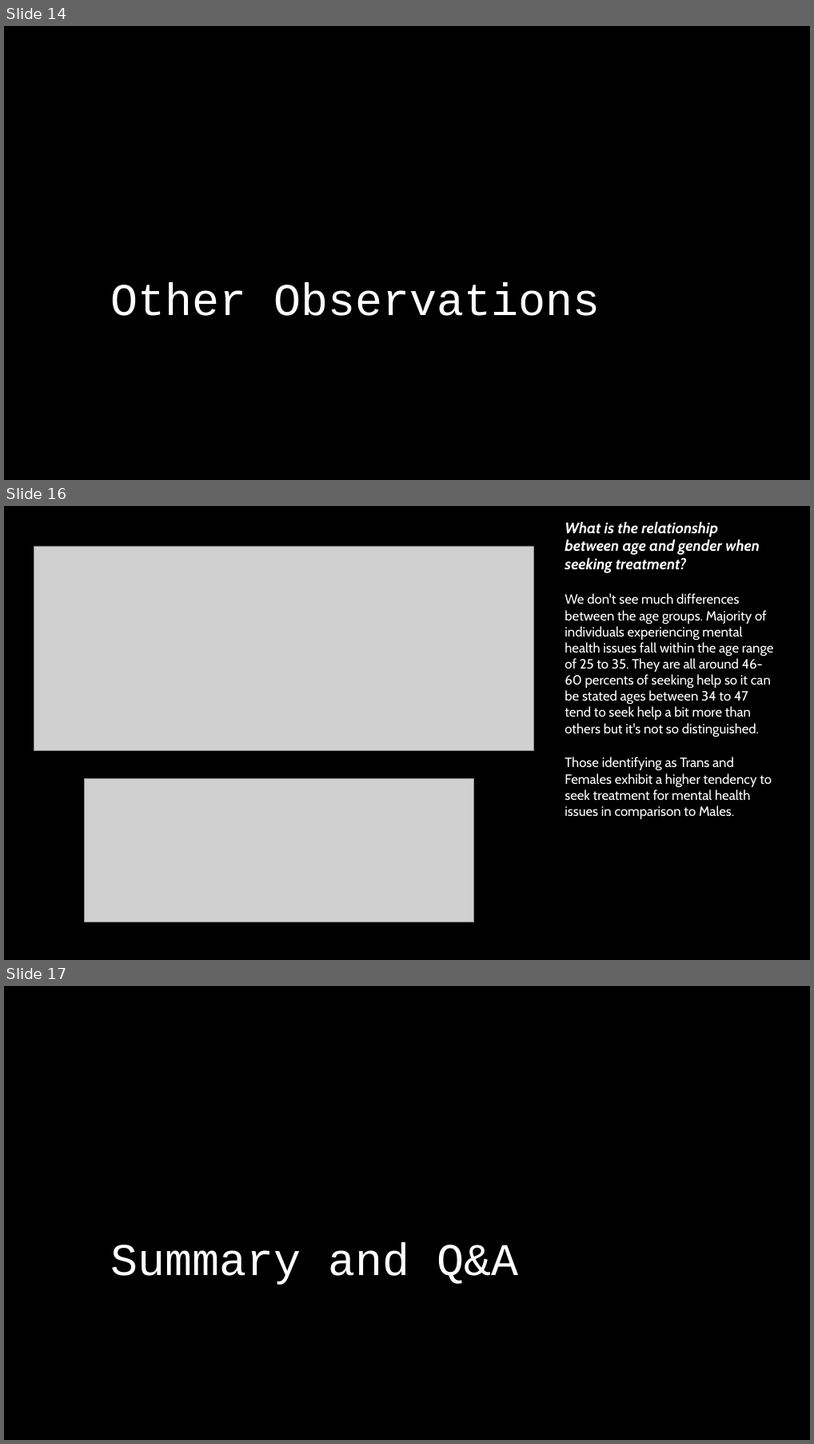
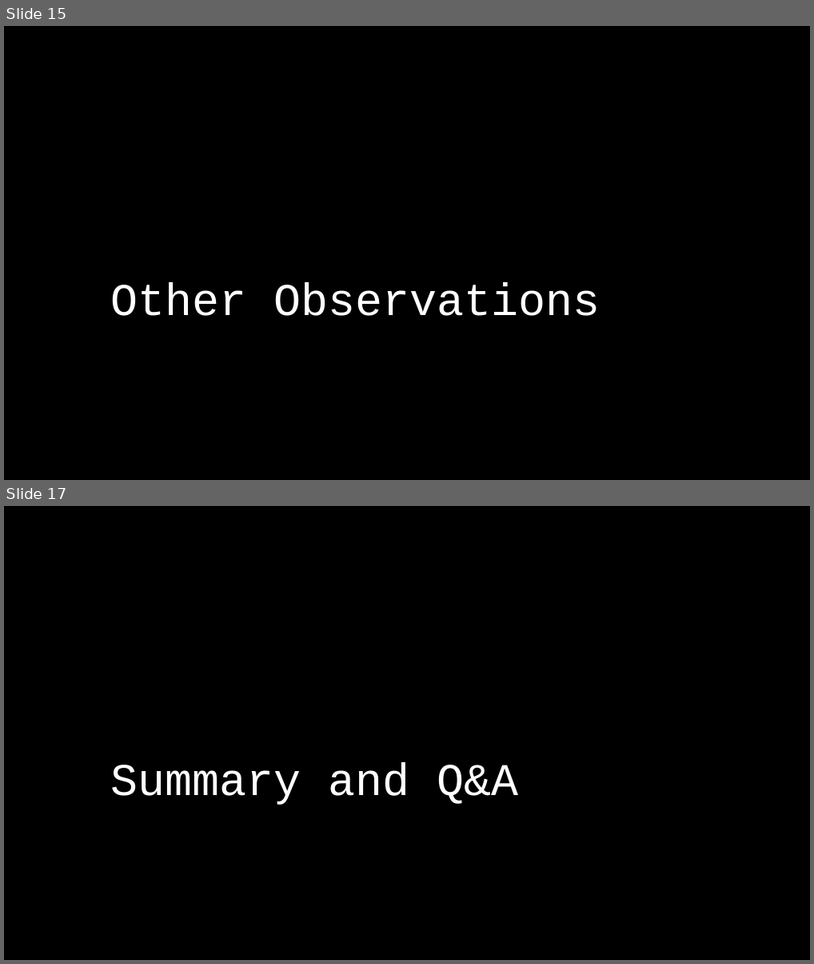
Before and after one commit to JimCarson1/Project_1, a slide deck: Project 1 UNC AI Bootcamp.pptx. Shown one above the other, each under a label of ours: slides 14, 16 and 17 before the commit, slides 15 and 17 after it; the slides between them are not shown. The pictures are 814x1444 and 814x964 pixels, drawn with LibreOffice and Linux fonts; fonts in the diff are those of the drawing; grey boxes stand for pictures. Boxes give left, top, right and bottom in pixels: in the first picture for what was removed or moved away, otherwise in the second. Text is boxed around its words. In the diff, an @@ line names an element or a change of style, - is before the commit and + after.

```diff
--- a/Project 1 UNC AI Bootcamp.pptx
+++ b/Project 1 UNC AI Bootcamp.pptx
@@ slide 16 removed at (x1=4, y1=506, x2=810, y2=960), background #000000 @@
@@ text removed at (x1=565, y1=521, x2=774, y2=819) @@
-What is the relationship between age and gender when seeking treatment?
-We don't see much differences between the age groups. Majority of individuals experiencing mental health issues fall within the age range of 25 to 35. They are all around 46-60 percents of seeking help so it can be stated ages between 34 to 47 tend to seek help a bit more than others but it's not so distinguished.
-Those identifying as Trans and Females exhibit a higher tendency to seek treatment for mental health issues in comparison to Males.
@@ picture removed at (x1=34, y1=546, x2=534, y2=750) @@
@@ picture removed at (x1=85, y1=778, x2=474, y2=922) @@
@@ what was slide 14 is now slide 15 @@
```
Also in this commit, not shown: 8 slides changed, 1 slide added.
